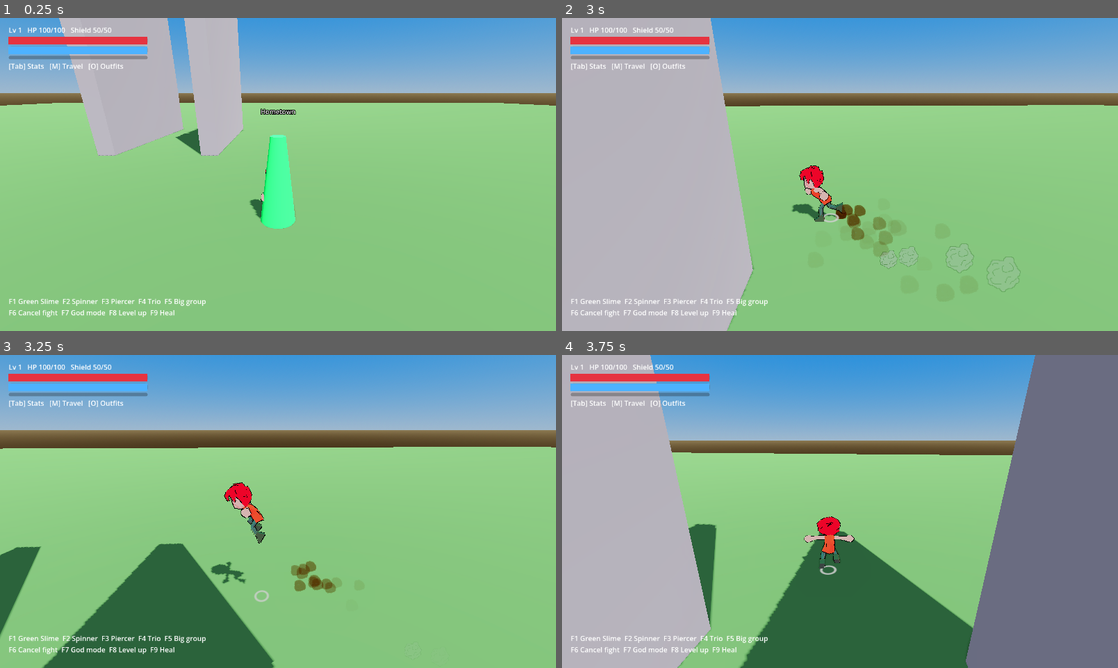
Above: before the commit, frames 1-4 (two rows, left to right).
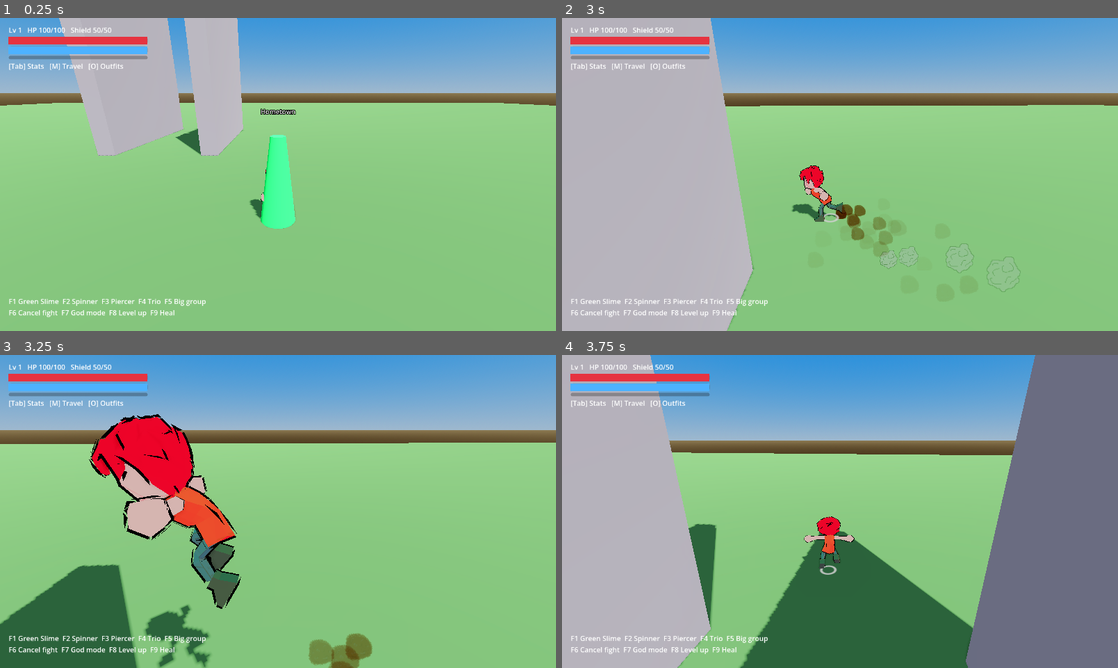
Above: after the commit, the same moments.

Repository: doggoanim/Krits
Game: Godot game, scene res://main.tscn
Same seed, same stepped clock (60 frames per second), same inputs: the game is played once before the commit and once after it.
Inputs (mouse positions are in pixels of both pictures, inside the frame that each line leads up to):
- Up to frame 1 (0.25 s): no input
- Up to frame 2 (3 s): tap Enter at 0.5 s; move the mouse to (834, 180) at 0.52 s; hold Ctrl (crouch_pound) 0.53-1.28 s; hold W (move_forward) 0.53-2.78 s; tap Space (jump) at 0.77, 1.52 s; move the mouse to (878, 177) at 1.27 s; tap E (interact) at 1.35 s; move the mouse to (795, 171) at 2.02 s; hold Shift (roll_dive) 2.03-2.78 s; move the mouse to (845, 174) at 2.77 s; hold A (move_left) from 2.78 s (still down); tap Ctrl (crouch_pound) at 2.85 s
- Up to frame 3 (3.25 s): keep holding A (move_left); tap Space (jump) at 3.02 s
- Up to frame 4 (3.75 s): move the mouse to (817, 505) at 3.52 s; release A (move_left) at 3.53 s; hold W (move_forward) from 3.53 s (still down); tap E (interact) at 3.6 s

Frames 1-2 are identical in both runs. In frame 3, 21% of the frame differs, in the area x 0-100%, y 18-100%; in frame 4, nothing differs.

Commit message:
Shape-cast the camera's collision probe; make the arena wall much taller
- CameraRig's SpringArm3D now casts a small sphere (radius 0.35)
  instead of a bare ray, so geometry near the edge of what the camera
  actually frames (a steep-pitch floor, the arena wall at a glancing
  angle) gets caught instead of only whatever's on the dead-center
  line — fixes the camera still clipping a bit into the floor/wall.
- Arena.WALL_HEIGHT raised from 14 to 90, so there's no realistic
  camera angle, even zoomed out mid-fight, that sees over the barrier.

Diff:
--- a/combat/arena.gd
+++ b/combat/arena.gd
@@ -21,7 +21,8 @@
 const WALL_LAYER := 1 << 6      ## physics layer 7 — blocks the player; CameraRig also
                                  ## collides with it so the camera can't peek through the
                                  ## barrier during a fight
-const WALL_HEIGHT := 14.0
+const WALL_HEIGHT := 90.0       ## tall enough that there's no realistic camera angle
+                                 ## (even zoomed out mid-fight) that sees over it
 const WALL_SEGMENTS := 28       ## faceted approximation of a circle
 const ORBS_BASE := 5
 const ORBS_PER_ENEMY := 2
--- a/player/player_camera.gd
+++ b/player/player_camera.gd
@@ -21,6 +21,15 @@
 	_arm = SpringArm3D.new()
 	_arm.spring_length = base_distance
 	_arm.margin = 0.3
+	# A sphere, not SpringArm3D's default bare raycast: a ray only tests the
+	# exact center line out to the camera, so geometry near the edge of what
+	# the camera actually sees (floors at a steep downward pitch, the arena
+	# wall seen at a glancing angle) could still clip into frame even while
+	# the center line itself read clear. Shape-casting a sphere the rough
+	# size of the camera's near plane catches that.
+	var probe := SphereShape3D.new()
+	probe.radius = 0.35
+	_arm.shape = probe
 	# Only the ground/world layer and the arena's own circular wall push the
 	# camera in — everything else (ordinary walls, props, enemies) the camera
 	# clips straight through, so it never gets shoved in close to the player
